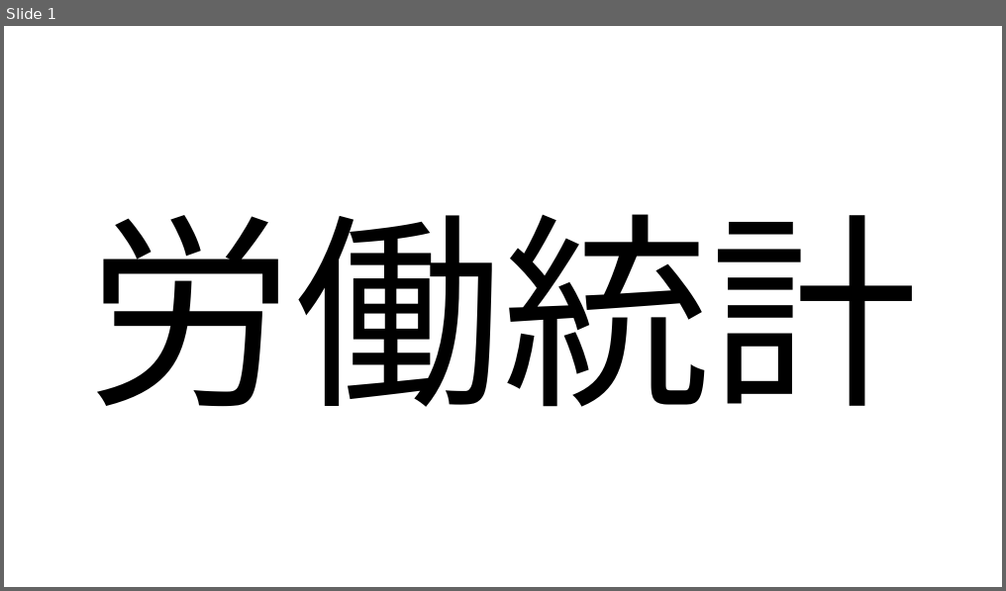
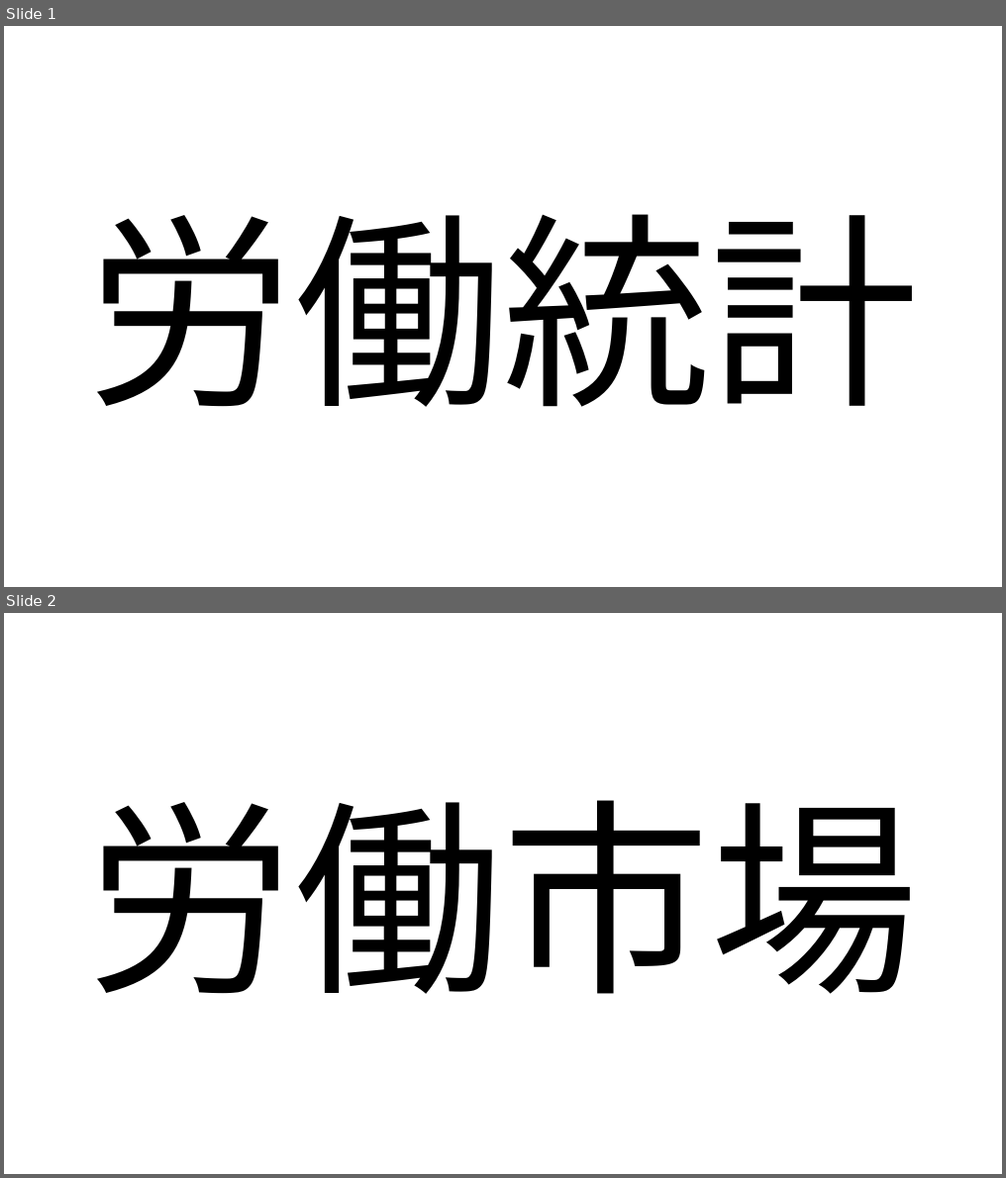
Before and after one commit to ayakanakamuraecon/handout, a slide deck: material/labor_keyword.pptx. Shown one above the other, each under a label of ours: slide 1 before the commit, slides 1 and 2 after it. The pictures are 1006x591 and 1006x1178 pixels, drawn with LibreOffice and Linux fonts; fonts in the diff are those of the drawing. Boxes give left, top, right and bottom in pixels: in the first picture for what was removed or moved away, otherwise in the second. Text is boxed around its words. In the diff, an @@ line names an element or a change of style, - is before the commit and + after.

```diff
--- a/material/labor_keyword.pptx
+++ b/material/labor_keyword.pptx
@@ slide 2 added at (4, 613, 1002, 1174), background #FFFFFF @@
@@ text added at (87, 800, 919, 994), 200 pt, text #000000 @@
+労働市場
```
Also in this commit, not shown: 22 other files.
